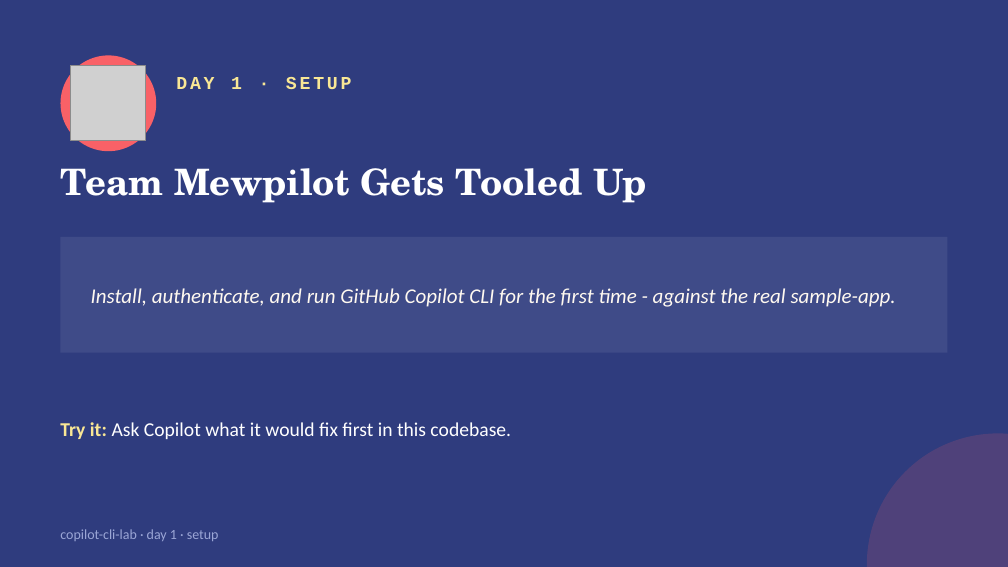
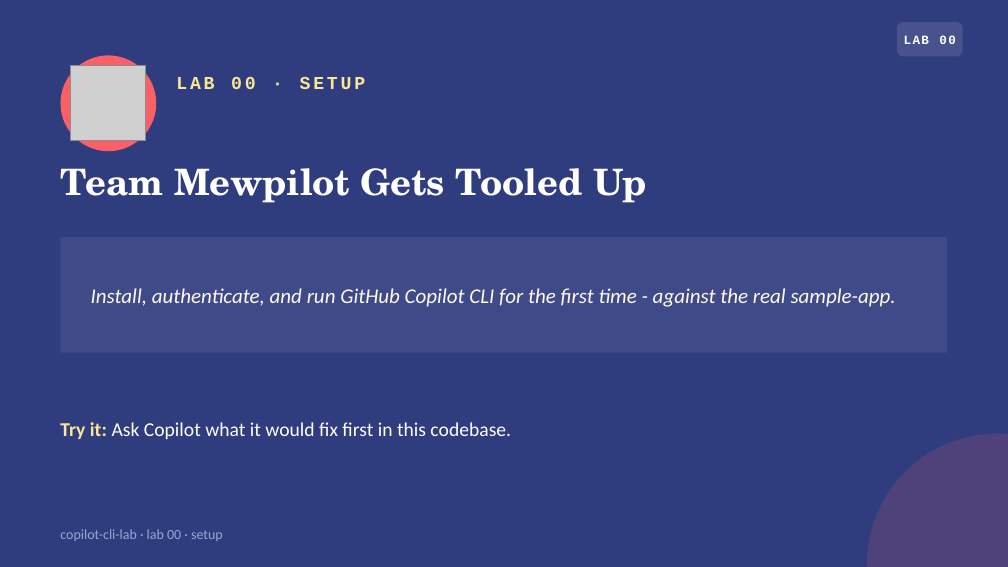
Before and after one commit to kandanai-leenutaphong-backup/copilot-cli-lab, a slide deck: slide 5 of slides/copilot-cli-lab.pptx (slide 4 before the commit). Drawn at 1008x567 pixels with LibreOffice and Linux fonts; fonts in the diff are those of the drawing; grey boxes stand for pictures. Boxes give left, top, right and bottom in pixels: in the first picture for what was removed or moved away, otherwise in the second. Text is boxed around its words. In the diff, an @@ line names an element or a change of style, - is before the commit and + after.

```diff
--- a/slides/copilot-cli-lab.pptx
+++ b/slides/copilot-cli-lab.pptx
@@ rounded rectangle added at (897, 22, 963, 56), fill #FFFFFF at 12% opacity @@
@@ text added at (904, 35, 956, 44), 9 pt, text #FFFFFF, bold @@
+LAB 00
@@ text at (176, 77, 366, 89): text changed @@
-DAY 1 · SETUP
+LAB 00 · SETUP
@@ text at (60, 529, 223, 541): text changed @@
-copilot-cli-lab · day 1 · setup
+copilot-cli-lab · lab 00 · setup
```
Also in this commit, not shown: 10 other slides changed, 9 slides added, 4 slides removed, 2 other files.
